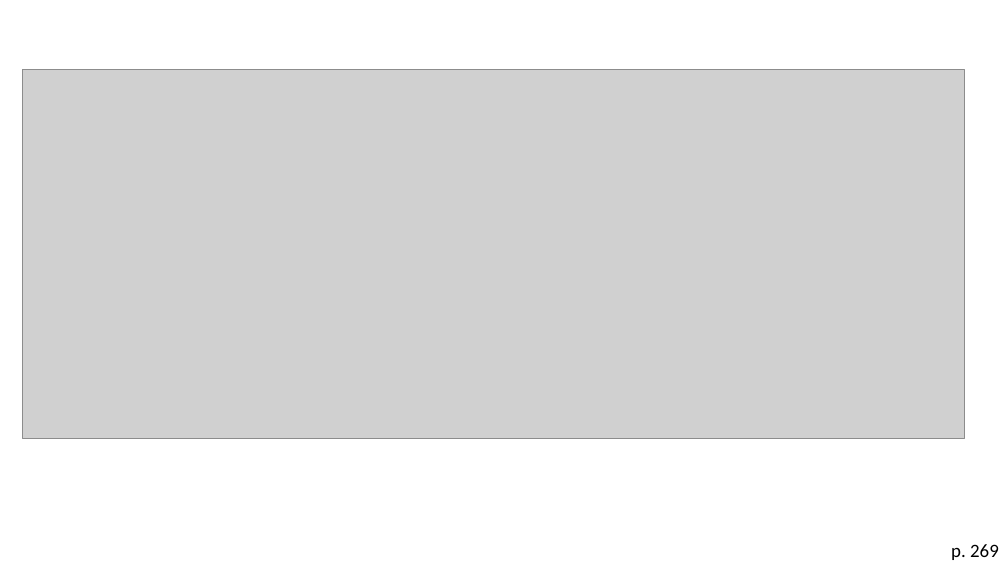
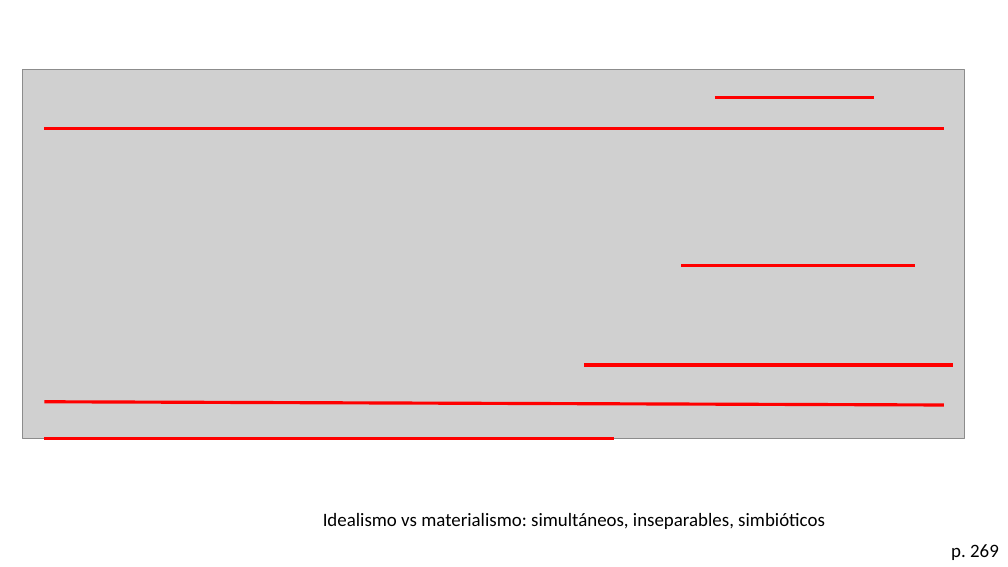
Before and after one commit to zaboltar/zaboltar.github.io, a slide deck: slide 31 of assets uarm/2023 2 UarmPCrit/Taylor - Era Secular 3 y 5.pptx. Drawn at 1008x567 pixels with LibreOffice and Linux fonts; fonts in the diff are those of the drawing; grey boxes stand for pictures. Boxes give left, top, right and bottom in pixels: in the first picture for what was removed or moved away, otherwise in the second. Text is boxed around its words. In the diff, an @@ line names an element or a change of style, - is before the commit and + after.

```diff
--- a/assets uarm/2023 2 UarmPCrit/Taylor - Era Secular 3 y 5.pptx
+++ b/assets uarm/2023 2 UarmPCrit/Taylor - Era Secular 3 y 5.pptx
@@ line added from (715, 98) to (874, 98), #FF0000 3 pt @@
@@ line added from (45, 129) to (944, 129), #FF0000 3 pt @@
@@ line added from (681, 265) to (915, 265), #FF0000 3 pt @@
@@ line added from (585, 365) to (953, 365), #FF0000 3 pt @@
@@ line added from (944, 405) to (45, 402), #FF0000 3 pt @@
@@ line added from (45, 439) to (615, 439), #FF0000 3 pt @@
@@ text added at box(323, 513, 825, 529), 18 pt, text #000000 @@
+Idealismo vs materialismo: simultáneos, inseparables, simbióticos
```
Also in this commit, not shown: 8 other slides changed, 10 slides added, 16 slides removed, 5 other files.
